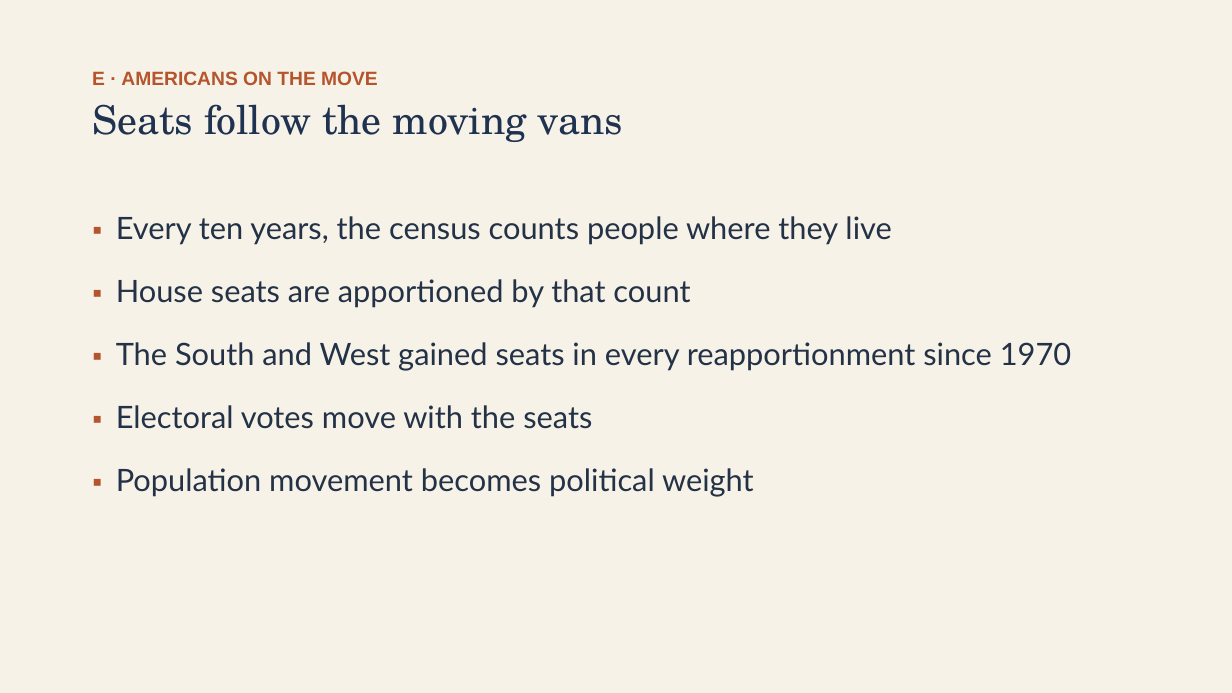
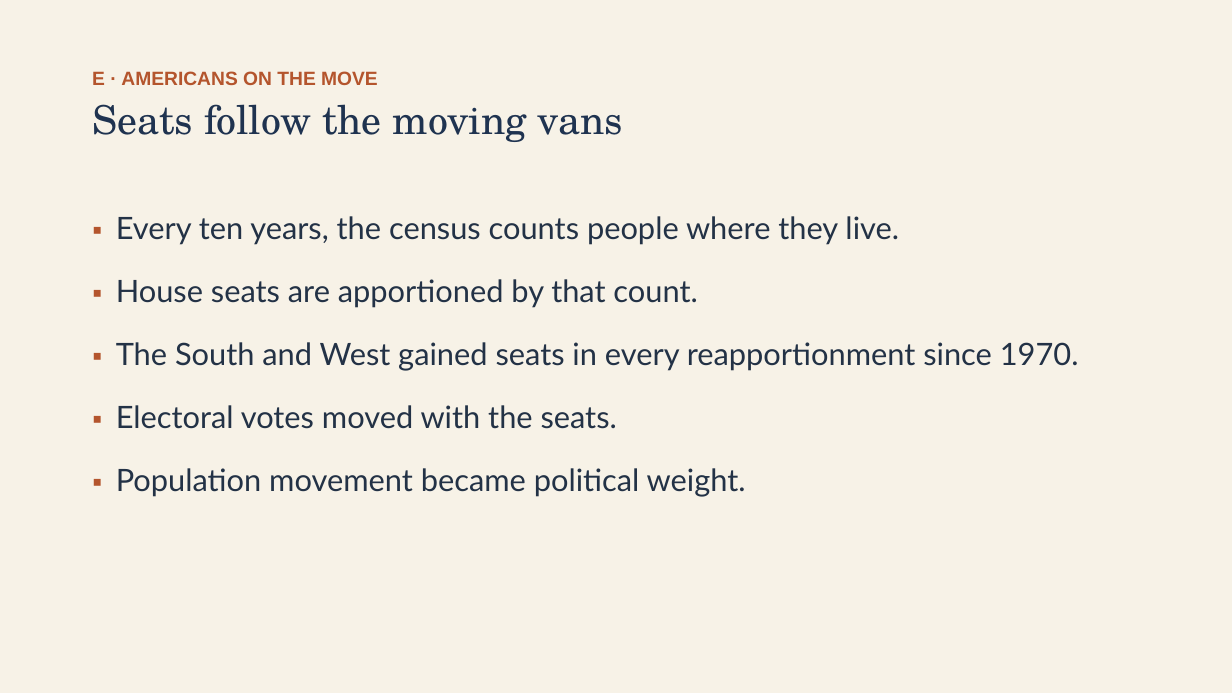
Before and after one commit to ab17gthb/humanities-curriculum-group, a slide deck: slide 17 of modern-america/lesson-05/lesson-05-slides.pptx. Drawn at 1232x693 pixels with LibreOffice and Linux fonts; fonts in the diff are those of the drawing. Boxes give left, top, right and bottom in pixels: in the first picture for what was removed or moved away, otherwise in the second. Text is boxed around its words. In the diff, an @@ line names an element or a change of style, - is before the commit and + after.

Commit message:
Rollout: Modern America L5 reworked and live (A Changing America)

```diff
--- a/modern-america/lesson-05/lesson-05-slides.pptx
+++ b/modern-america/lesson-05/lesson-05-slides.pptx
@@ text at <box>116,216,1079,497</box>: text changed @@
-▪ Every ten years, the census counts people where they live
-▪ House seats are apportioned by that count
-▪ The South and West gained seats in every reapportionment since 1970
-▪ Electoral votes move with the seats
-▪ Population movement becomes political weight
+▪ Every ten years, the census counts people where they live.
+▪ House seats are apportioned by that count.
+▪ The South and West gained seats in every reapportionment since 1970.
+▪ Electoral votes moved with the seats.
+▪ Population movement became political weight.
```
Also in this commit, not shown: 7 other slides changed, 6 other files.
